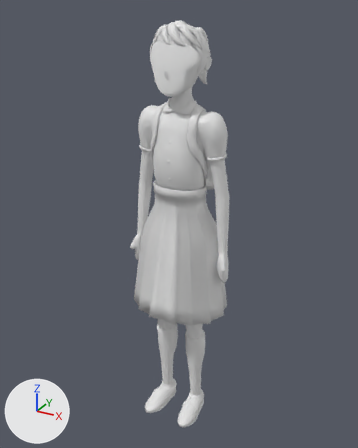
A saved change to the FBX model Assets/_Game/Art/Models/Girl.fbx.
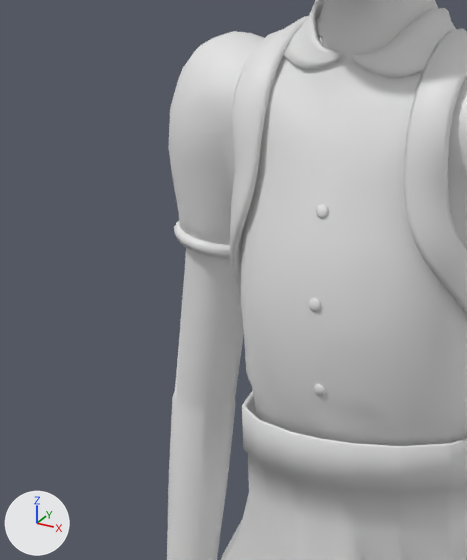
There are two pictures of each version: one whole from a 50 mm camera at (1.079, -1.974, 2.109) aimed at (-0.032, 0.047, 1.099), one close up on the part from 29% to 56% of the width and 22% to 48% of the height. Arrows for +X, +Y and +Z are at lower left; the lights stay in place. The older version's two pictures come first.

Before the edit, the objects in view are built like this:
```python
me_body = bpy.data.meshes.new('Body')
me_body.from_pydata(...)  # 12937 vertices, 17088 faces; spans x -0.27..0.27, y -0.19..0.25, z 0.0..2.06
me_body.materials.append(mat_kid)  # white #e7e7e7
ob_kid = bpy.data.objects.new('Kid', me_body)
ob_kid.location = (0.0, 0.0, 0.0)
```
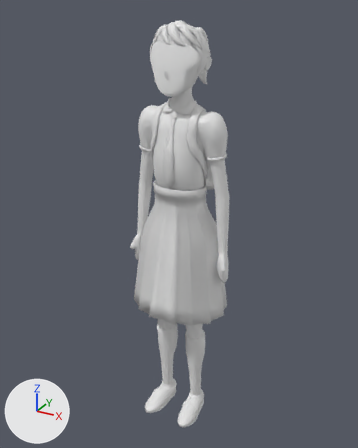
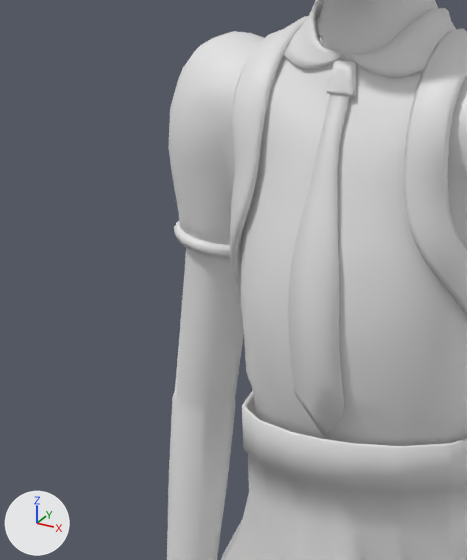
Diff of the bpy script that builds the scene:
```diff
--- a/Assets/_Game/Art/Models/Girl.fbx.py
+++ b/Assets/_Game/Art/Models/Girl.fbx.py
@@ me_body @@
 # used by ob_kid; location = (0.0, 0.0, 0.0)
-me_body.from_pydata(...)  # 12937 vertices, 17088 faces; spans x -0.27..0.27, y -0.19..0.25, z 0.0..2.06
+me_body.from_pydata(...)  # 13285 vertices, 17424 faces; spans x -0.27..0.27, y -0.19..0.25, z 0.0..2.06
+# me_body part 1: a new loose piece of 67 vertices spanning x -0.01..0.01, y -0.06..-0.05, z 1.66..1.68, in mat_kid (white #e7e7e7)
+# me_body part 2: 3 vertices moved within x 0.0, y -0.11..-0.1, z 1.38..1.55; 69 vertices removed from x -0.01..0.01, y -0.11..-0.09, z 1.38..1.56; 155 vertices added at x -0.03..0.03, y -0.12..-0.05, z 1.34..1.68
+# other edits to the shape of me_body do not show in these pictures
 me_body.materials.append(mat_kid)
```

Pixel boxes [x1, y1, x2, y2] of what changed, in the close-ups (467 x 560 px):
part 1 of me_body, added: after [326, 60, 356, 96]
part 2 of me_body, built on: before [309, 204, 329, 397]; after [288, 94, 350, 437]
